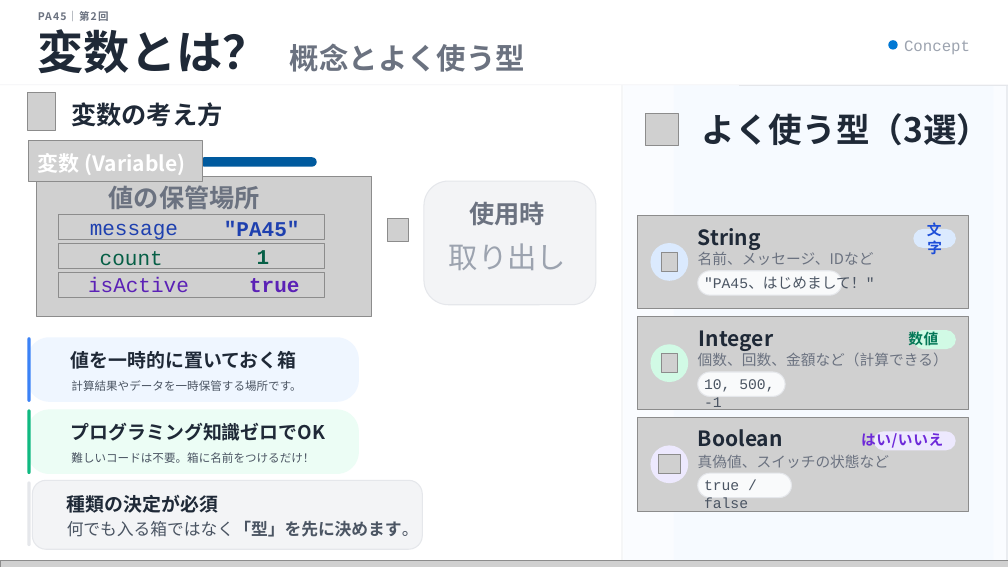
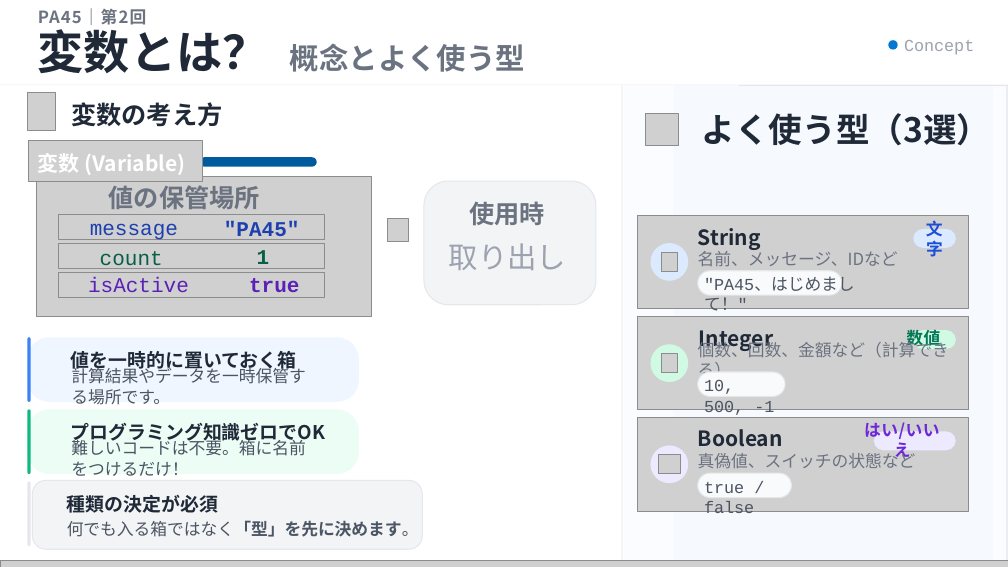
Before and after one commit to Haru-PowerPlatform/pa45, a slide deck: slide 8 of assets/pa45/P002_PA45_変数を操作しよう_20260416.pptx. Drawn at 1008x567 pixels with LibreOffice and Linux fonts; fonts in the diff are those of the drawing; grey boxes stand for pictures; background and template pictures are left out. Boxes give left, top, right and bottom in pixels: in the first picture for what was removed or moved away, otherwise in the second. Text is boxed around its words. In the diff, an @@ line names an element or a change of style, - is before the commit and + after.

```diff
--- a/assets/pa45/P002_PA45_変数を操作しよう_20260416.pptx
+++ b/assets/pa45/P002_PA45_変数を操作しよう_20260416.pptx
@@ text "PA45｜第2回" at <box>38,8,147,25</box>: size 10 to 16 pt @@
@@ text "Concept" at <box>904,40,974,55</box>: size 15 to 16 pt @@
@@ text "計算結果やデータを一時保管する場所です。" at <box>71,365,305,405</box>: size 11 to 16 pt @@
@@ text "難しいコードは不要。箱に名前をつけるだけ！" at <box>71,438,305,476</box>: size 11 to 16 pt @@
@@ size 14 to 16 pt in 9 elements at <box>926,220,943,257</box>, <box>698,248,898,266</box>, <box>906,327,940,349</box>, <box>698,339,949,381</box>, <box>864,422,940,461</box>, <box>698,450,916,468</box>, <box>704,278,855,315</box>, <box>704,380,774,417</box>, <box>704,482,754,518</box> @@
```
Also in this commit, not shown: 14 other slides changed, 3 other files.
